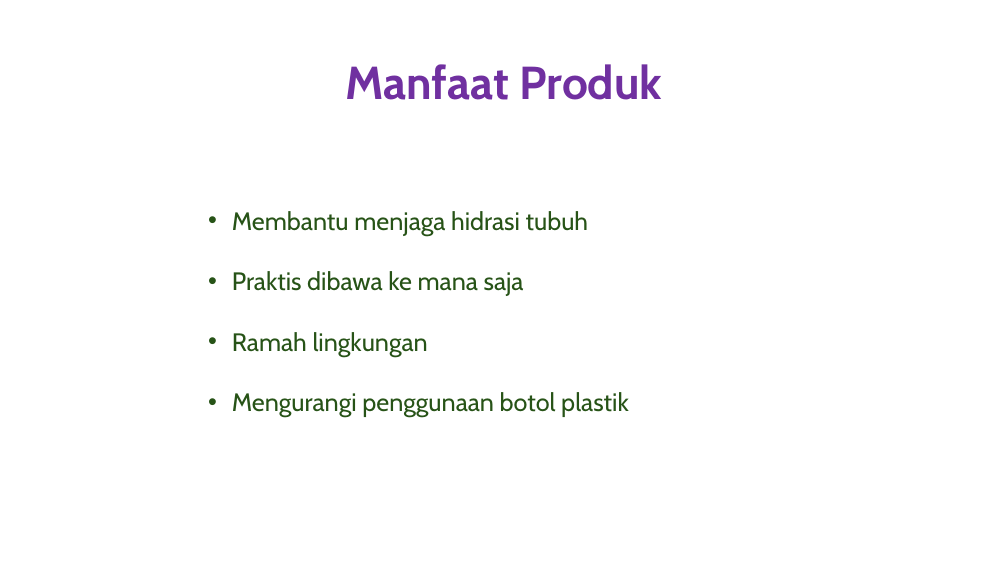
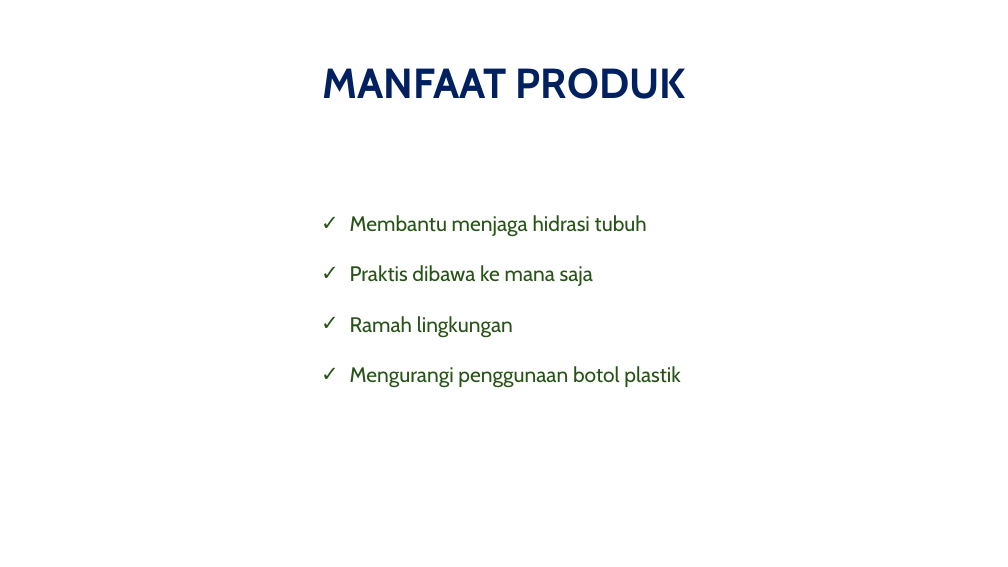
Before and after one commit to onysu/kursus, a slide deck: slide 3 of assets/files/SmartBottle.pptx. Drawn at 1008x567 pixels with LibreOffice and Linux fonts; fonts in the diff are those of the drawing. Boxes give left, top, right and bottom in pixels: in the first picture for what was removed or moved away, otherwise in the second. Text is boxed around its words. In the diff, an @@ line names an element or a change of style, - is before the commit and + after.

```diff
--- a/assets/files/SmartBottle.pptx
+++ b/assets/files/SmartBottle.pptx
@@ title at (322, 68, 686, 99): text changed; size 44 to 40 pt; text colour #7030A0 to #002060 @@
-Manfaat Produk
+MANFAAT PRODUK
@@ text "Membantu menjaga hidrasi tubuh": place and size @@
-text "Membantu menjaga hidrasi tubuh" at (232, 211, 629, 417)
+text "Membantu menjaga hidrasi tubuh" at (350, 215, 680, 388)
@@ text "Membantu menjaga hidrasi tubuh" at (350, 215, 680, 388): size 24 to 20 pt; bullet • to ✓ @@
```
Also in this commit, not shown: 4 other slides changed.
